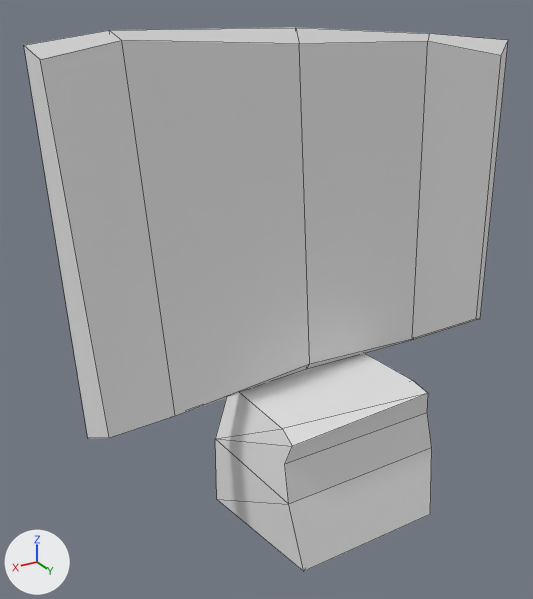
The OBJ model Assets/Models/Altares/Altar Grande.obj as it was, and as the next commit left it.
Rendered twice from a camera (50 mm lens) standing at (2.14, 2.98, 2.97) and looking at (0.21, -0.22, 1.37). The axes (+X, +Y, +Z) are drawn at lower left. The lights are the same throughout. The older version comes first. Mesh edges are drawn as thin lines. Where no turn or scale is listed for an object, it has been applied to the vertices.

Names of what the first picture shows: 'Cube.002', 'V2'.
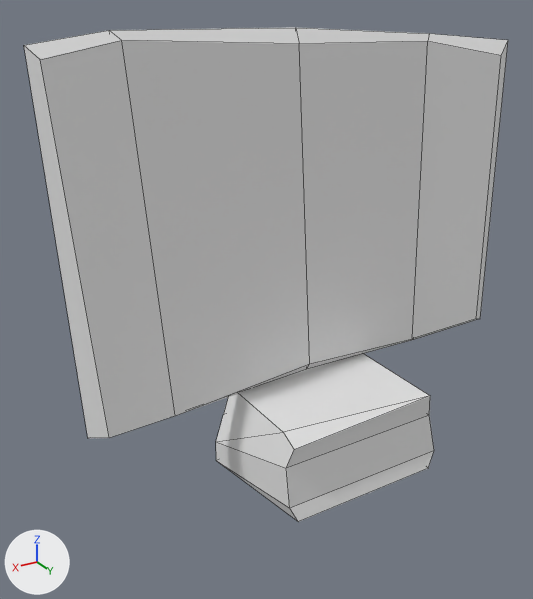
The newer file is also turned or shifted as a whole; pictures and numbers use the older file's frame.

Boxes [x1, y1, x2, y2] around the edits, measured in the pictures (533 x 599 px):
'V2', reshaped (23% shorter)
    before: [215, 353, 432, 571]
    after: [216, 354, 434, 522]

Edits to the bpy script that builds the scene:
```text
Change me_v2:
    used by ob_v2; location = (0.0, 0.0, 0.0)
    remove me_v2.from_pydata(...)  # 16 vertices, 16 faces; spans x -0.661..0.471, y -0.433..0.395, z 0.005..0.795
    add me_v2.from_pydata(...)  # 17 vertices, 14 faces; spans x -0.651..0.48, y -0.382..0.35, z 0.316..0.795
    me_v2 part 1: the whole mesh is rebuilt
```
